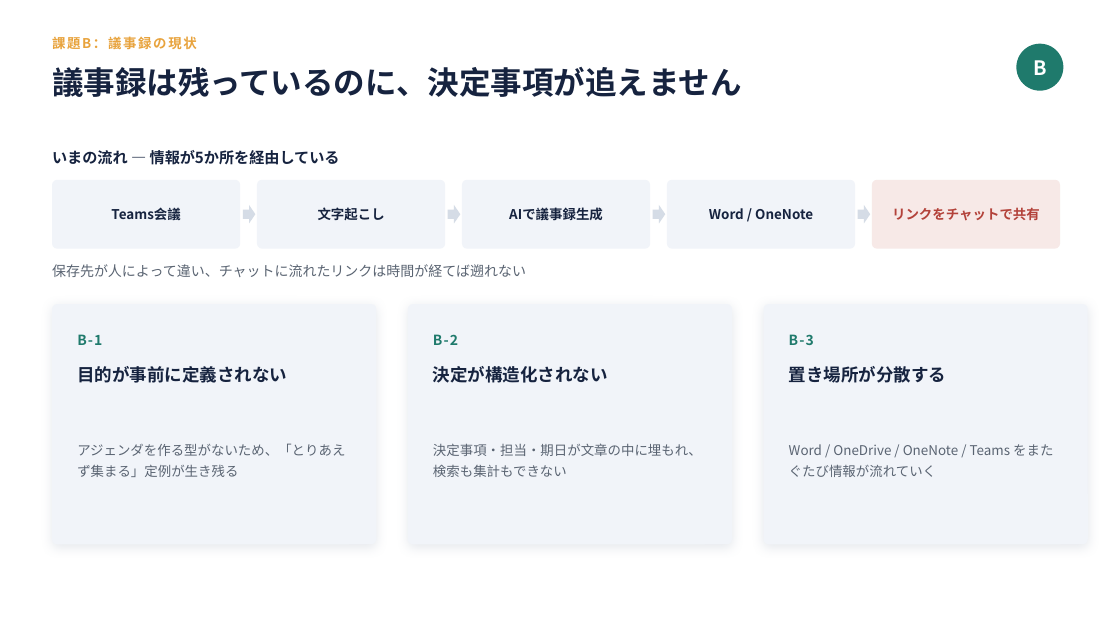
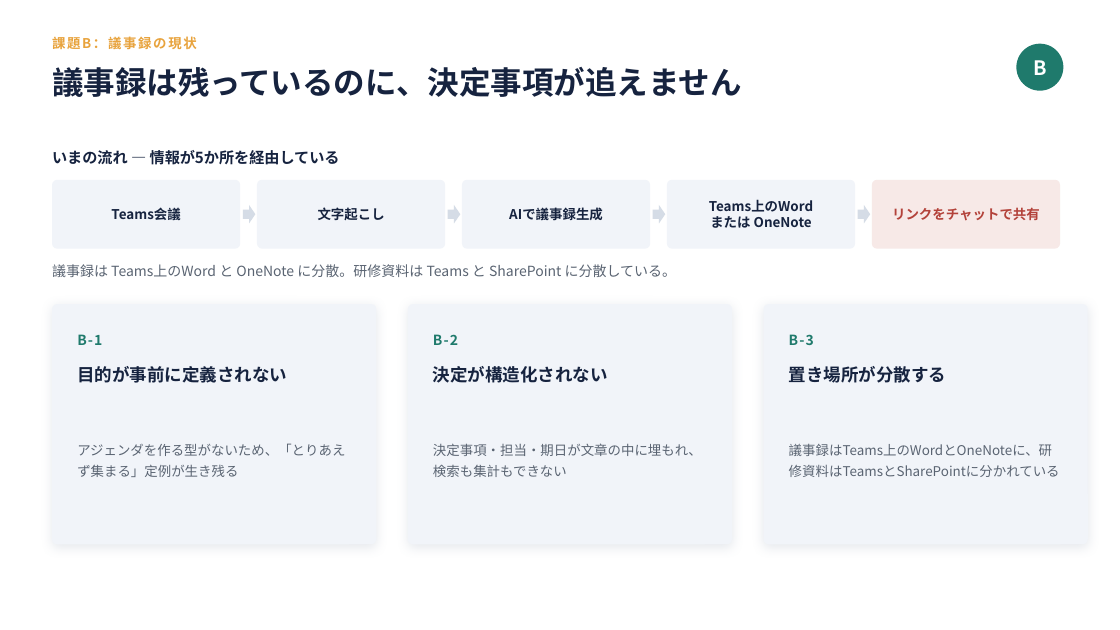
Before and after one commit to nii-d/claude-test, a slide deck: slide 10 of slides/notion-proposal.pptx. Drawn at 1120x630 pixels with LibreOffice and Linux fonts; fonts in the diff are those of the drawing. Boxes give left, top, right and bottom in pixels: in the first picture for what was removed or moved away, otherwise in the second. Text is boxed around its words. In the diff, an @@ line names an element or a change of style, - is before the commit and + after.

```diff
--- a/slides/notion-proposal.pptx
+++ b/slides/notion-proposal.pptx
@@ text at (709,199,813,228): text changed @@
-Word / OneNote
+Teams上のWord
+または OneNote
@@ text at (52,264,676,277): text changed @@
-保存先が人によって違い、チャットに流れたリンクは時間が経てば遡れない
+議事録は Teams上のWord と OneNote に分散。研修資料は Teams と SharePoint に分散している。
@@ text at (789,444,1060,477): text changed @@
-Word / OneDrive / OneNote / Teams をまたぐたび情報が流れていく
+議事録はTeams上のWordとOneNoteに、研修資料はTeamsとSharePointに分かれている
```
Also in this commit, not shown: 3 other slides changed, 1 slide added, 3 other files.
